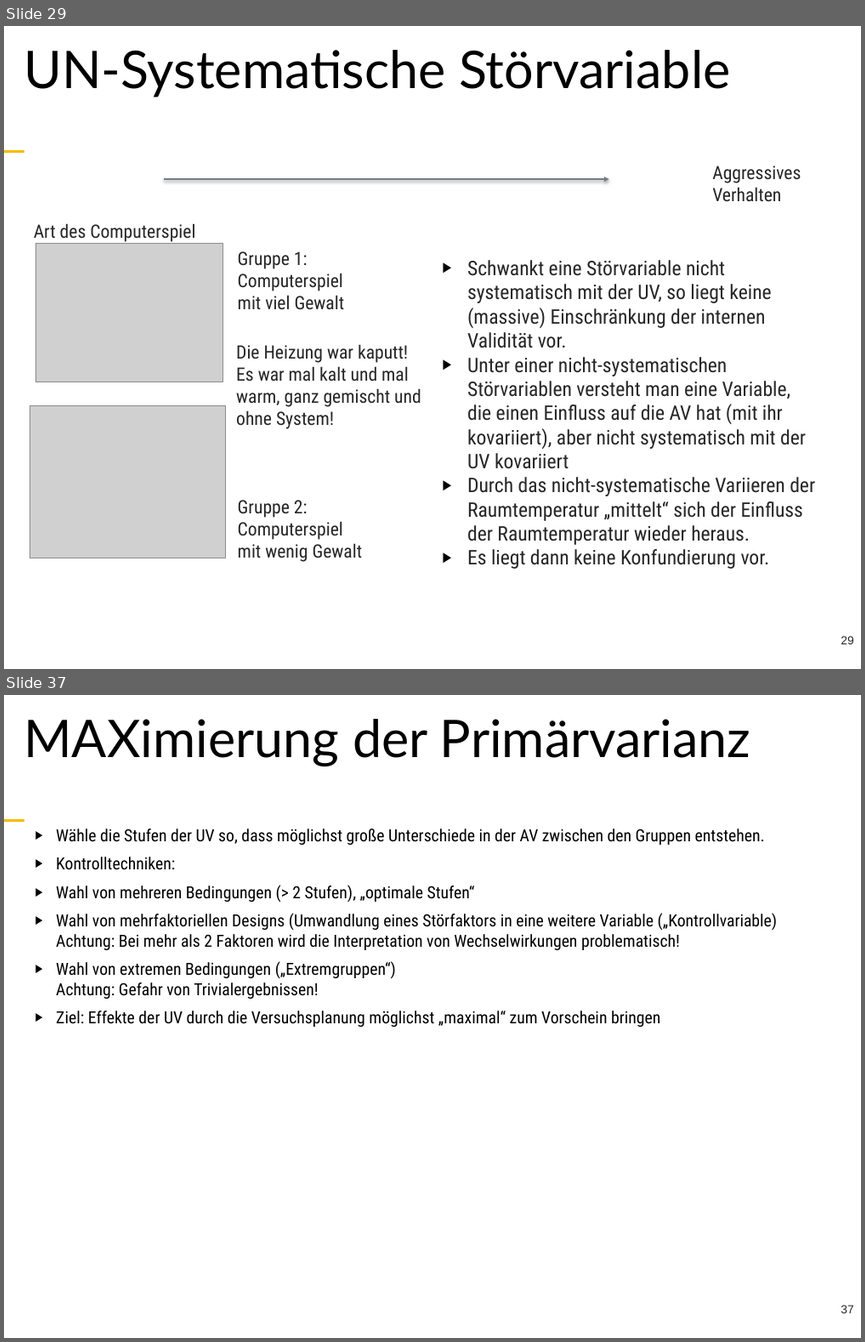
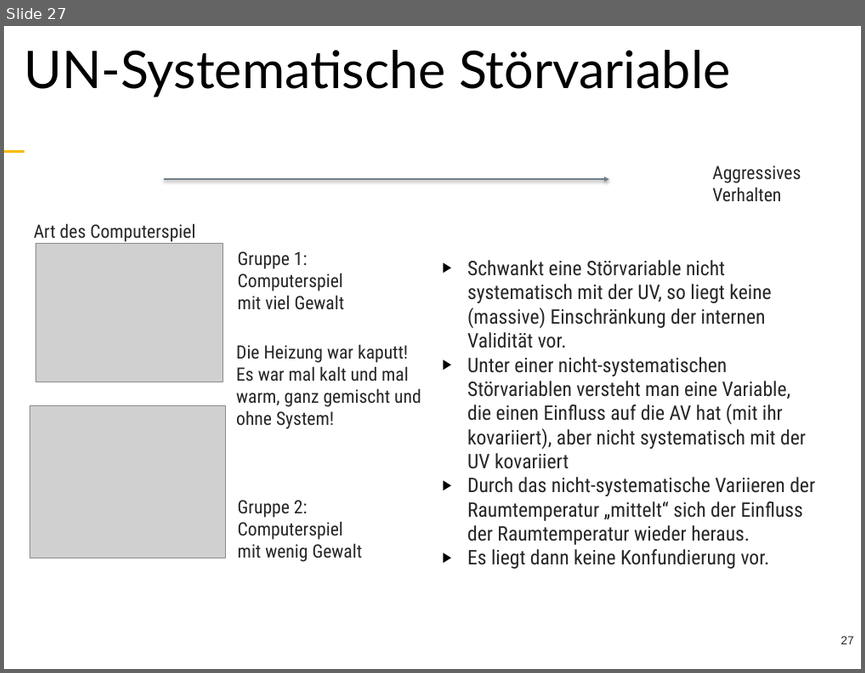
Before and after one commit to sebastiansauer/fopra, a slide deck: Skript-Folien/FoPra-Thema04.pptx. Shown one above the other, each under a label of ours: slides 29 and 37 before the commit, slide 27 after it; the slides between them are not shown. The pictures are 865x1342 and 865x673 pixels, drawn with LibreOffice and Linux fonts; fonts in the diff are those of the drawing; grey boxes stand for pictures. Boxes give left, top, right and bottom in pixels: in the first picture for what was removed or moved away, otherwise in the second. Text is boxed around its words. In the diff, an @@ line names an element or a change of style, - is before the commit and + after.

```diff
--- a/Skript-Folien/FoPra-Thema04.pptx
+++ b/Skript-Folien/FoPra-Thema04.pptx
@@ slide 37 removed at [4, 695, 861, 1338], background #FFFFFF; not listed: 1 template element that a slide beside it also shows @@
@@ text removed at [24, 719, 751, 766] @@
-MAXimierung der Primärvarianz
@@ text removed at [56, 828, 778, 1027] @@
-▶︎ Wähle die Stufen der UV so, dass möglichst große Unterschiede in der AV zwischen den Gruppen entstehen.
-▶︎ Kontrolltechniken:
-▶︎ Wahl von mehreren Bedingungen (> 2 Stufen), „optimale Stufen“
-▶︎ Wahl von mehrfaktoriellen Designs (Umwandlung eines Störfaktors in eine weitere Variable („Kontrollvariable)
-   Achtung: Bei mehr als 2 Faktoren wird die Interpretation von Wechselwirkungen problematisch!
-▶︎ Wahl von extremen Bedingungen („Extremgruppen“)
-   Achtung: Gefahr von Trivialergebnissen!
-▶︎ Ziel: Effekte der UV durch die Versuchsplanung möglichst „maximal“ zum Vorschein bringen
@@ page number removed at [840, 1304, 853, 1313] @@
-37
@@ what was slide 29 is now slide 27 @@
@@ page number at [840, 635, 853, 644]: text changed @@
-29
+27
```
Also in this commit, not shown: 4 slides changed, 2 slides added, 45 other slides removed, 9 other files.
